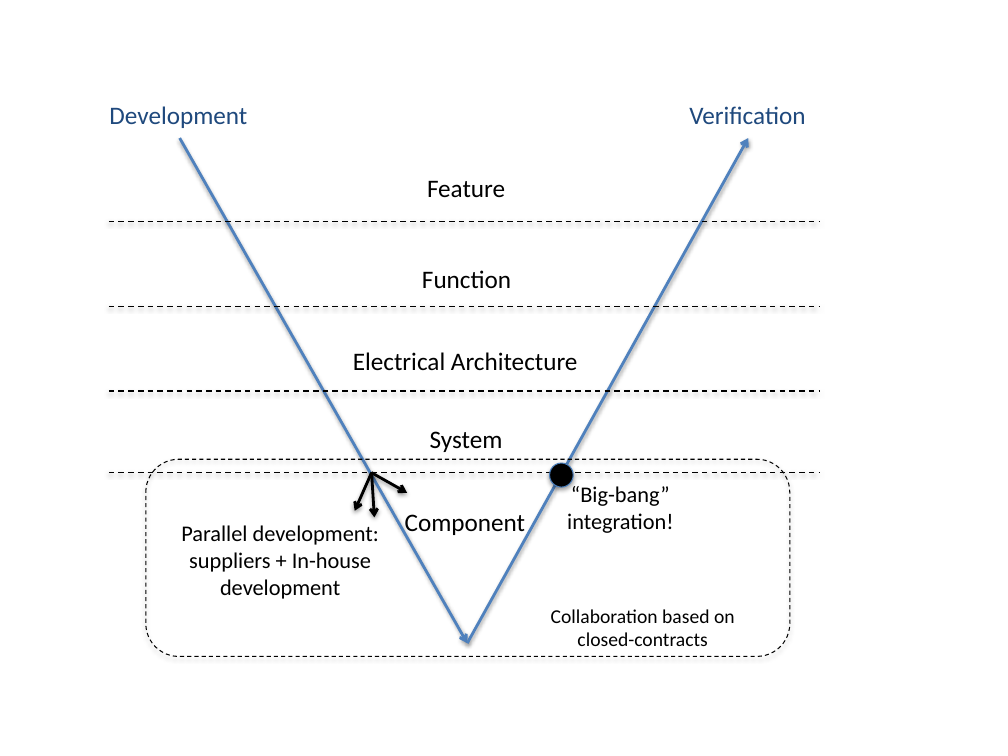
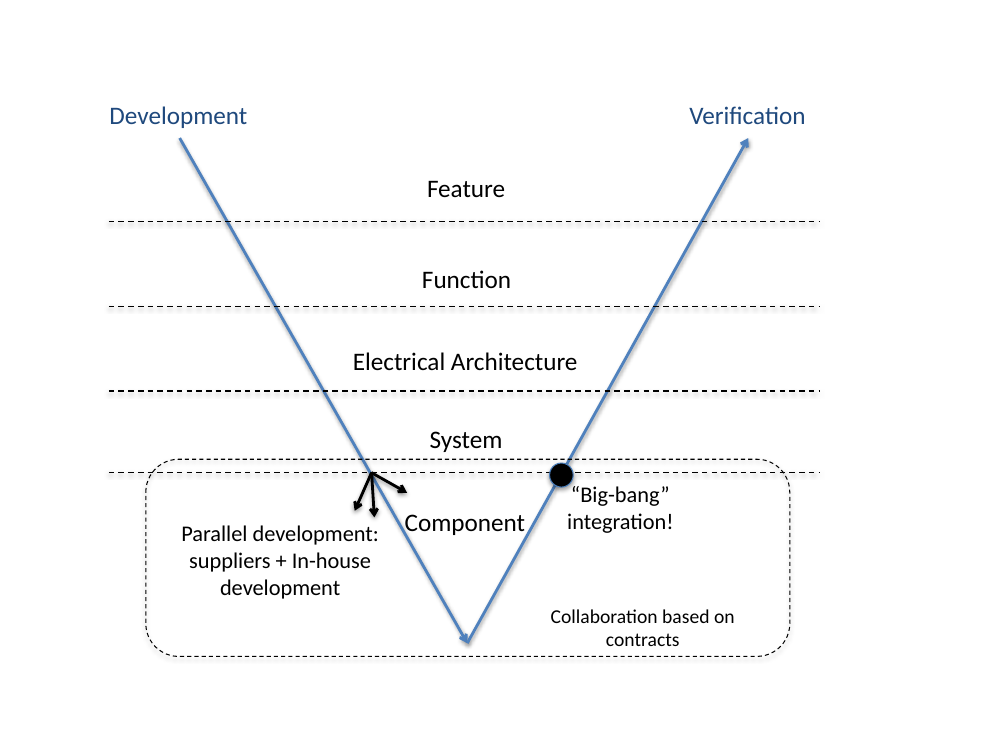
Before and after one commit to PatrizioPelliccione/ICSE2017Rob, a slide deck: slide 1 of figure/V-Model.pptx. Drawn at 1008x756 pixels with LibreOffice and Linux fonts; fonts in the diff are those of the drawing. Boxes give left, top, right and bottom in pixels: in the first picture for what was removed or moved away, otherwise in the second. Text is boxed around its words. In the diff, an @@ line names an element or a change of style, - is before the commit and + after.

```diff
--- a/figure/V-Model.pptx
+++ b/figure/V-Model.pptx
@@ text at [551,609,735,646]: text changed @@
-Collaboration based on closed-contracts
+Collaboration based on contracts
```
Also in this commit, not shown: 8 other files.
